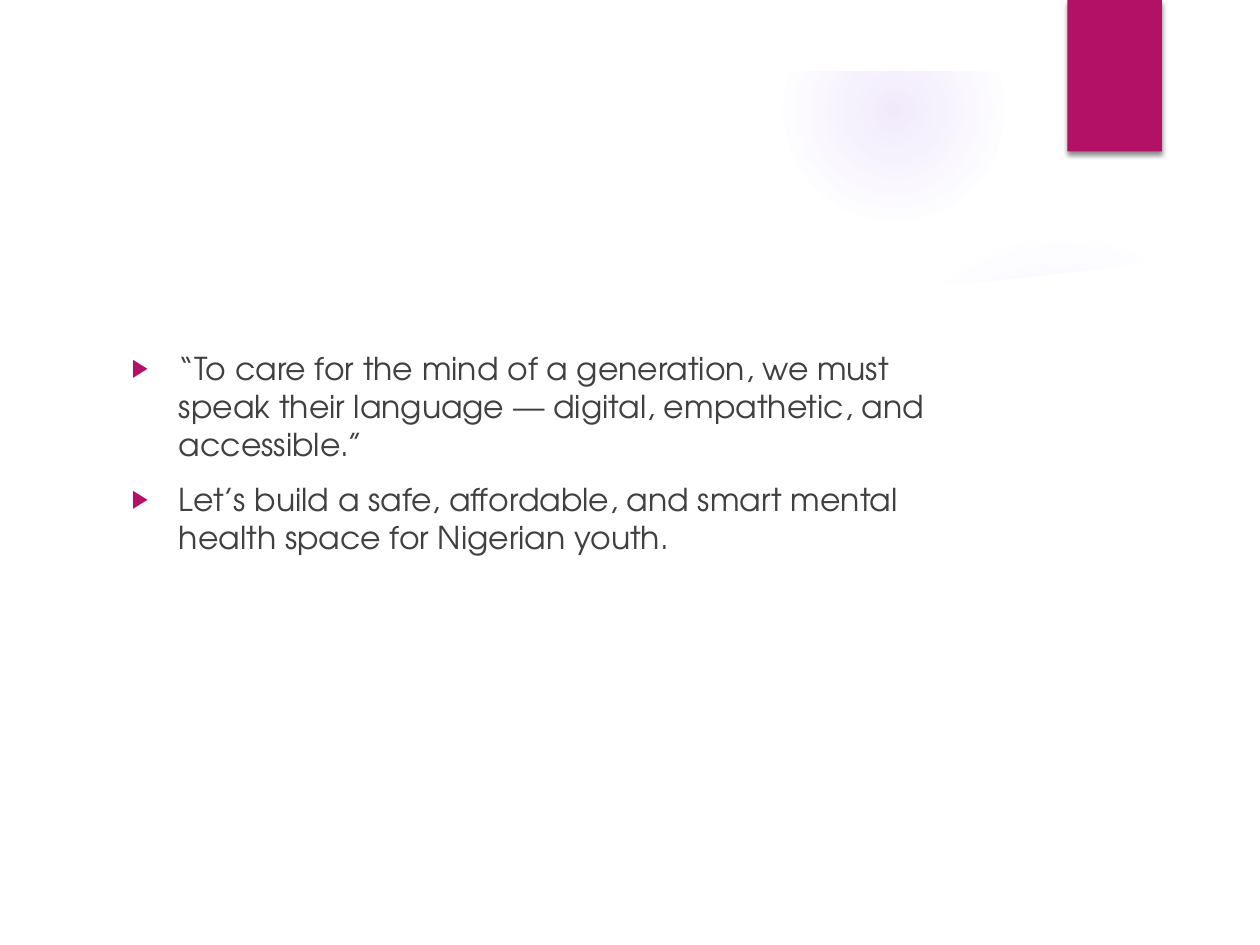
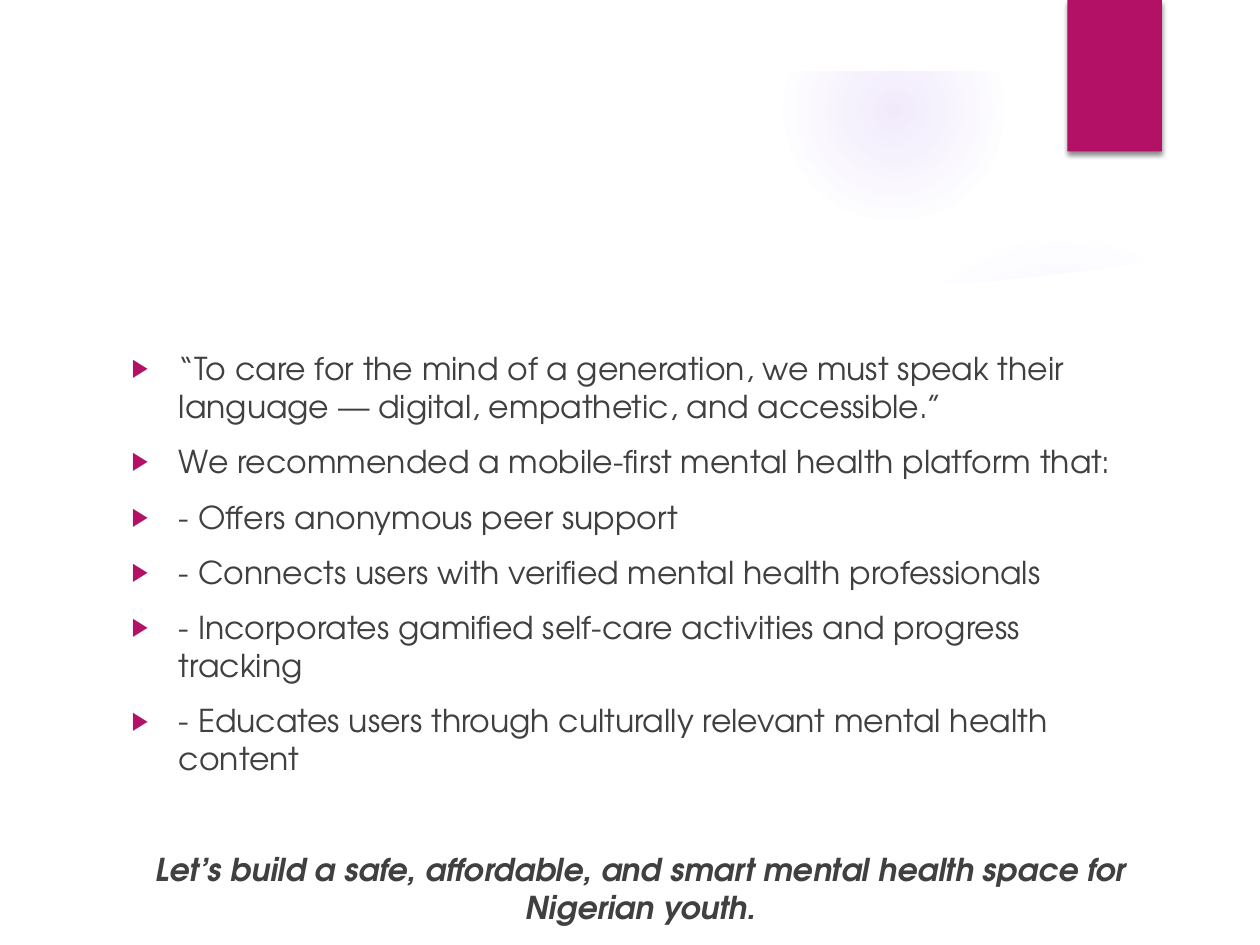
Before and after one commit to Janejosh/Stage-4-Group_project_internpulse, a slide deck: slide 8 of Stage 4 Presentation Slide.pptx. Drawn at 1260x945 pixels with LibreOffice and Linux fonts; fonts in the diff are those of the drawing; background and template pictures are left out. Boxes give left, top, right and bottom in pixels: in the first picture for what was removed or moved away, otherwise in the second. Text is boxed around its words. In the diff, an @@ line names an element or a change of style, - is before the commit and + after.

```diff
--- a/Stage 4 Presentation Slide.pptx
+++ b/Stage 4 Presentation Slide.pptx
@@ text at [179,449,1110,771]: paragraphs added @@
+▶ We recommended a mobile-first mental health platform that:
+▶ - Offers anonymous peer support
+▶ - Connects users with verified mental health professionals
+▶ - Incorporates gamified self-care activities and progress tracking
+▶ - Educates users through culturally relevant mental health content
@@ text at [156,857,1126,926]: bold on, italic on in "Let’s build a safe, affordable, and smart ..."; alignment left to centre; bullet ▶ to none @@
```
Also in this commit, not shown: 1 other slide changed.
